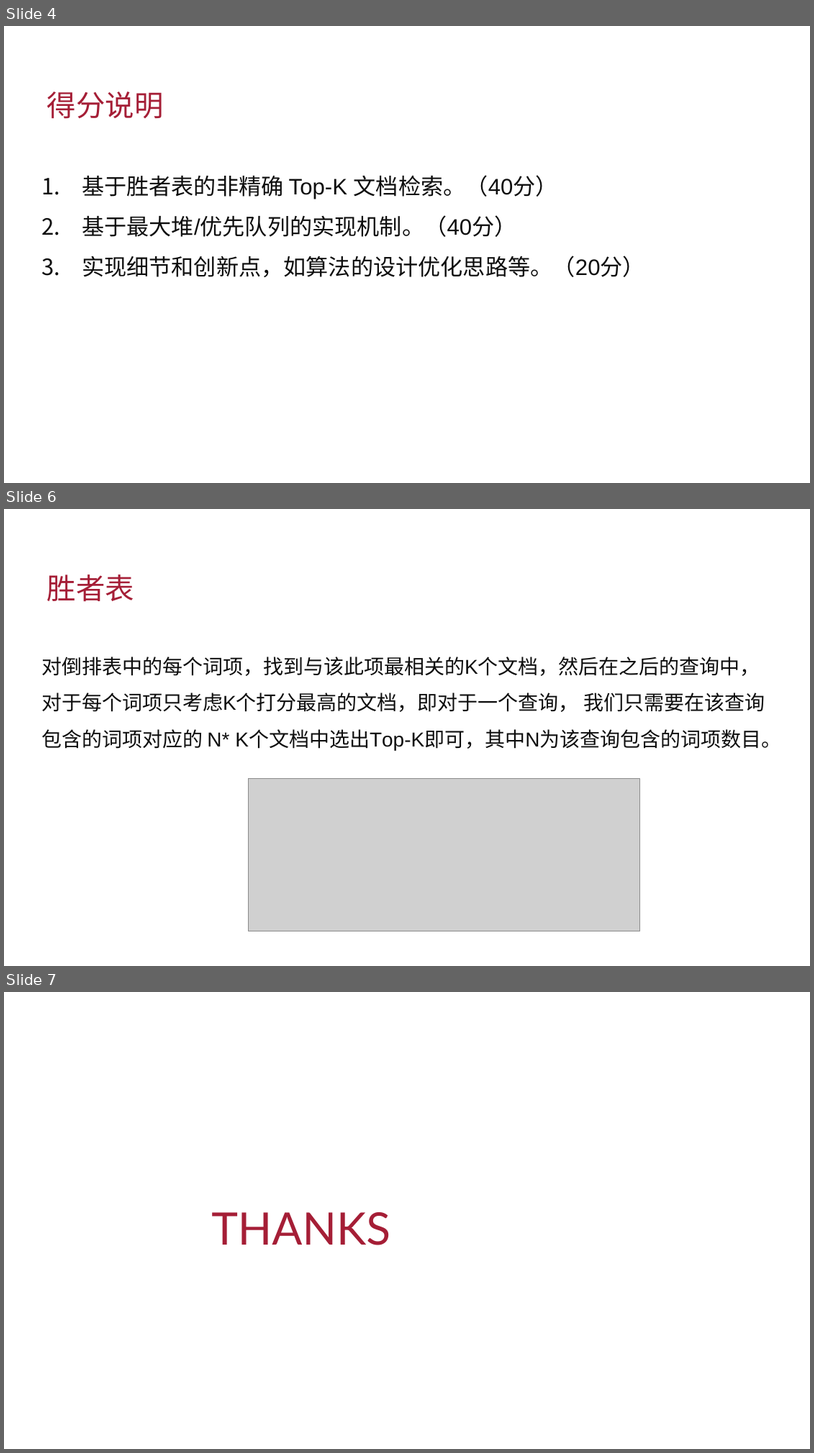
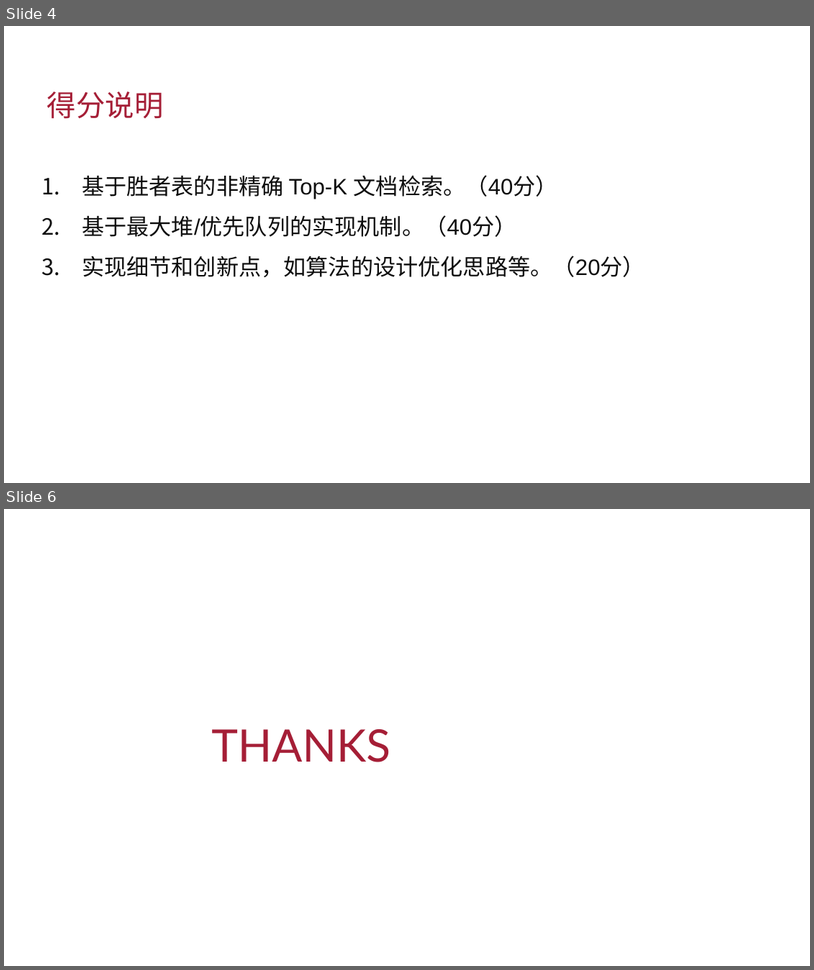
Before and after one commit to xuhuahuang813/2025spring-dase-nlp, a slide deck: lab6/lab6.pptx. Shown one above the other, each under a label of ours: slides 4, 6 and 7 before the commit, slides 4 and 6 after it; the slides between them are not shown. The pictures are 814x1453 and 814x970 pixels, drawn with LibreOffice and Linux fonts; fonts in the diff are those of the drawing; grey boxes stand for pictures; background and template pictures are left out. Boxes give left, top, right and bottom in pixels: in the first picture for what was removed or moved away, otherwise in the second. Text is boxed around its words. In the diff, an @@ line names an element or a change of style, - is before the commit and + after.

```diff
--- a/lab6/lab6.pptx
+++ b/lab6/lab6.pptx
@@ slide 6 removed at [4, 509, 810, 966], background #FFFFFF @@
@@ text removed at [47, 575, 134, 602] @@
-胜者表
@@ text removed at [41, 657, 782, 750] @@
-对倒排表中的每个词项，找到与该此项最相关的K个文档，然后在之后的查询中，对于每个词项只考虑K个打分最高的文档，即对于一个查询， 我们只需要在该查询包含的词项对应的 N* K个文档中选出Top-K即可，其中N为该查询包含的词项数目。
@@ picture removed at [248, 779, 640, 932] @@
@@ what was slide 7 is now slide 6 @@
```
Also in this commit, not shown: 2 slides changed.
